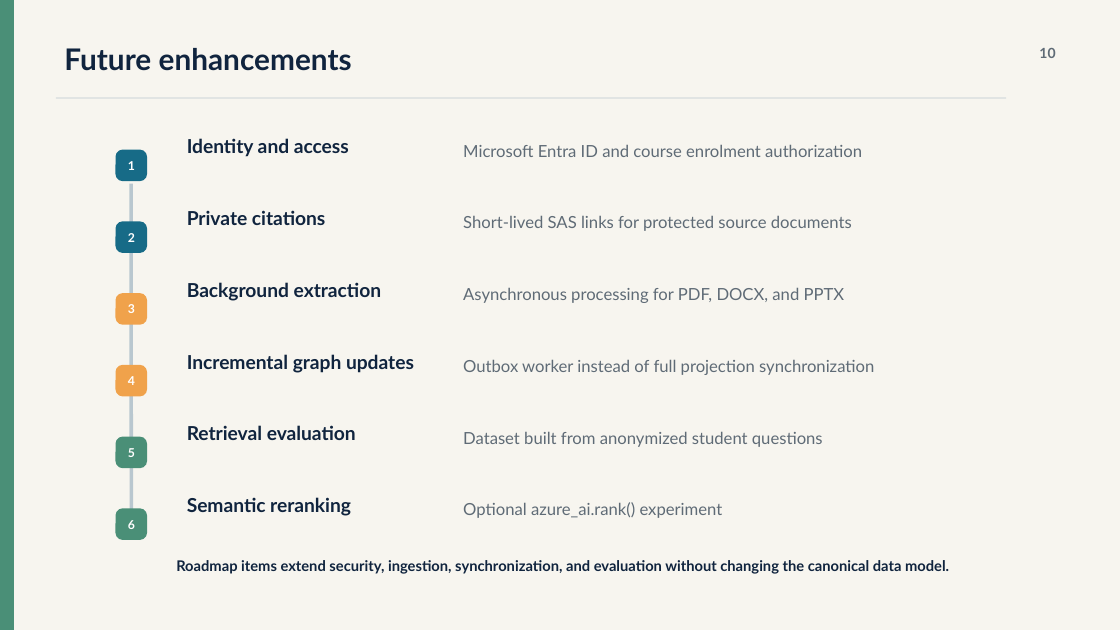
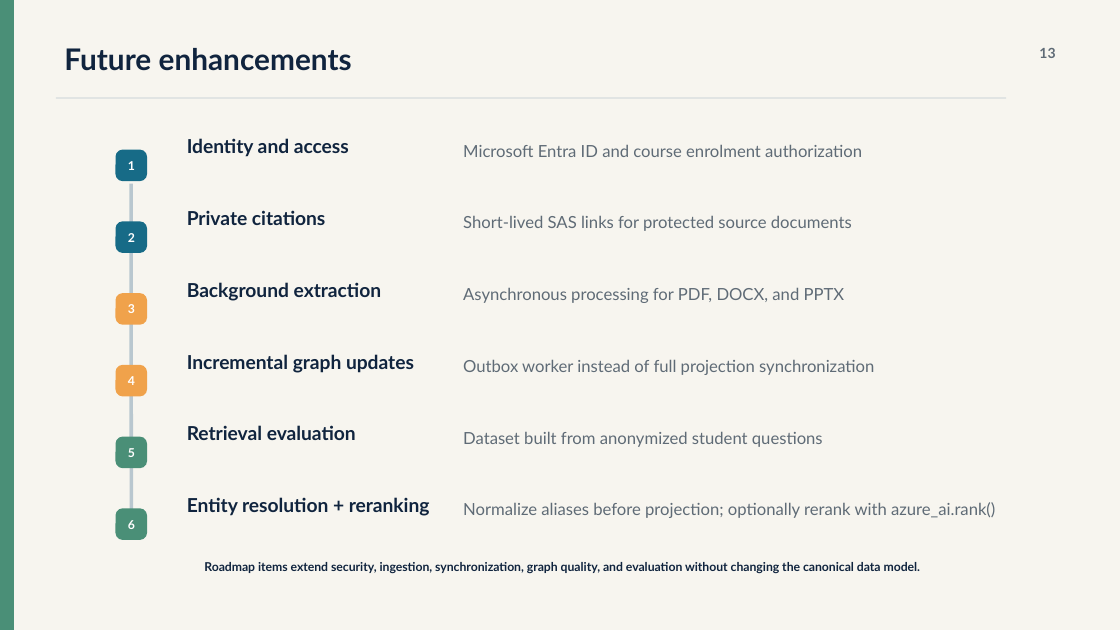
Before and after one commit to DeccansoftAITeam/BITC-Graph-Chatbot, a slide deck: slide 13 of docs/BITC-GraphRAG-Platform-Overview-Final.pptx (slide 10 before the commit). Drawn at 1120x630 pixels with LibreOffice and Linux fonts; fonts in the diff are those of the drawing. Boxes give left, top, right and bottom in pixels: in the first picture for what was removed or moved away, otherwise in the second. Text is boxed around its words. In the diff, an @@ line names an element or a change of style, - is before the commit and + after.

Commit message:
Update GraphRAG platform overview presentation

```diff
--- a/docs/BITC-GraphRAG-Platform-Overview-Final.pptx
+++ b/docs/BITC-GraphRAG-Platform-Overview-Final.pptx
@@ text at (x1=1039, y1=48, x2=1055, y2=58): text changed @@
-10
+13
@@ text at (x1=187, y1=497, x2=430, y2=516): text changed @@
-Semantic reranking
+Entity resolution + reranking
@@ text at (x1=463, y1=502, x2=995, y2=518): text changed @@
-Optional azure_ai.rank() experiment
+Normalize aliases before projection; optionally rerank with azure_ai.rank()
@@ text at (x1=204, y1=562, x2=921, y2=574): text changed; size 12.6 to 10.4 pt @@
-Roadmap items extend security, ingestion, synchronization, and evaluation without changing the canonical data model.
+Roadmap items extend security, ingestion, synchronization, graph quality, and evaluation without changing the canonical data model.
```
Also in this commit, not shown: 8 other slides changed, 3 slides added.
